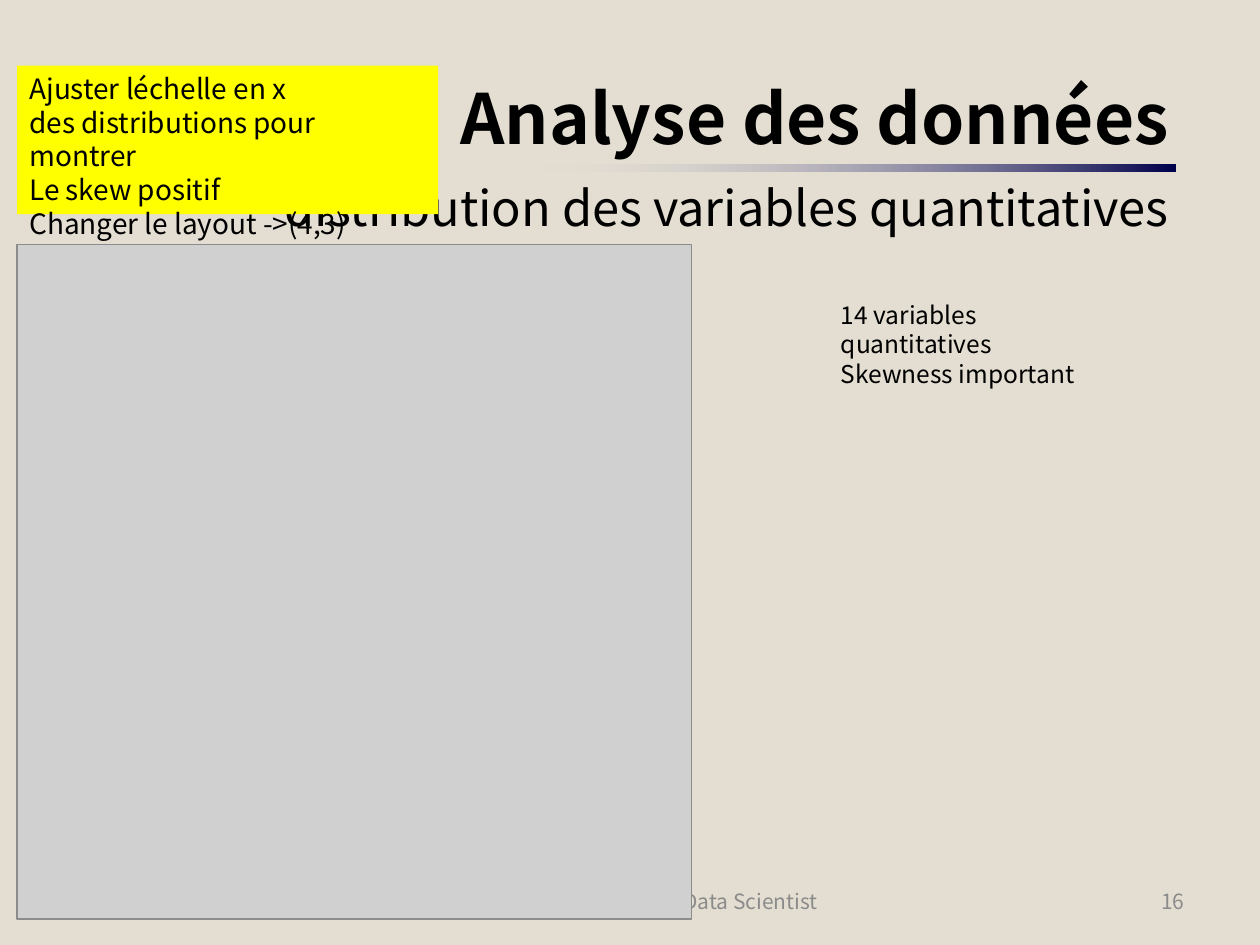
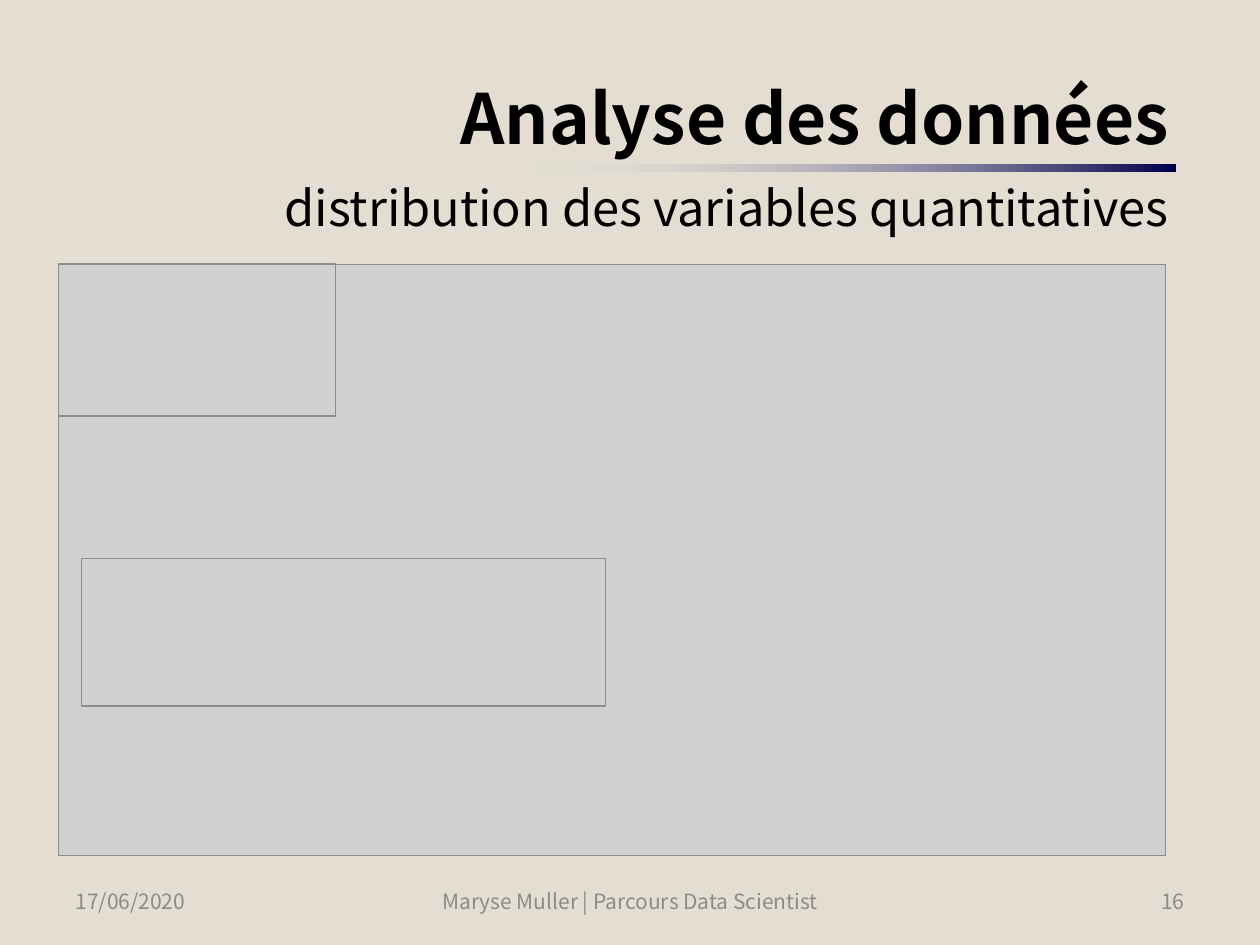
Before and after one commit to SmellyArmure/OC_DS_Project4, a slide deck: slide 16 of PRESENTATION/Projet4.pptx. Drawn at 1260x945 pixels with LibreOffice and Linux fonts; fonts in the diff are those of the drawing; grey boxes stand for pictures. Boxes give left, top, right and bottom in pixels: in the first picture for what was removed or moved away, otherwise in the second. Text is boxed around its words. In the diff, an @@ line names an element or a change of style, - is before the commit and + after.

Commit message:
P4_Cleaning_EDA : Modification de la fonction plot_histograms, refait les histogrammes (visualisation du skewness) | Visualisation des outliers sur histogrammes et barplots | HORREUR : j'ai retiré les outliers sur les jeux de trains, mais aussi de test git status! corrigé la fonction 'train_test_split_with_outliers_filter' | ARGH : j'ai calculé outliers avec les X et les y -> changé seulement avec les X pour pouvoir prévoir les futurs outliers | Hiiii : j'avais détecté les outliers sur Xtr et Xte, changé pour entraîner les modèles de détection sur X_tr seulement | ajusté l'encodage du modèle de détection ord, ord, ord (loo donne de mauvais résultats) | Analyse des erreurs sur le KNN avec et sans outliers | Présentation : partie 'Gestion des outliers' | Effacé tous les modèles et relancé...

```diff
--- a/PRESENTATION/Projet4.pptx
+++ b/PRESENTATION/Projet4.pptx
@@ rectangle removed at (18, 66, 438, 214) @@
-Ajuster léchelle en x
-des distributions pour montrer
-Le skew positif
-Changer le layout ->(4,3)
@@ picture: place and size @@
-picture at (18, 244, 692, 919)
+picture at (58, 265, 1166, 856)
@@ picture added at (58, 265, 335, 417) @@
@@ text removed at (841, 304, 1075, 389) @@
-14 variables quantitatives
-Skewness important
@@ picture added at (82, 558, 606, 706) @@
@@ text added at (76, 892, 186, 913), 12 pt, text #8C8C8C @@
+17/06/2020
```
Also in this commit, not shown: 4 other slides changed, 2 slides added, 8 other files.
